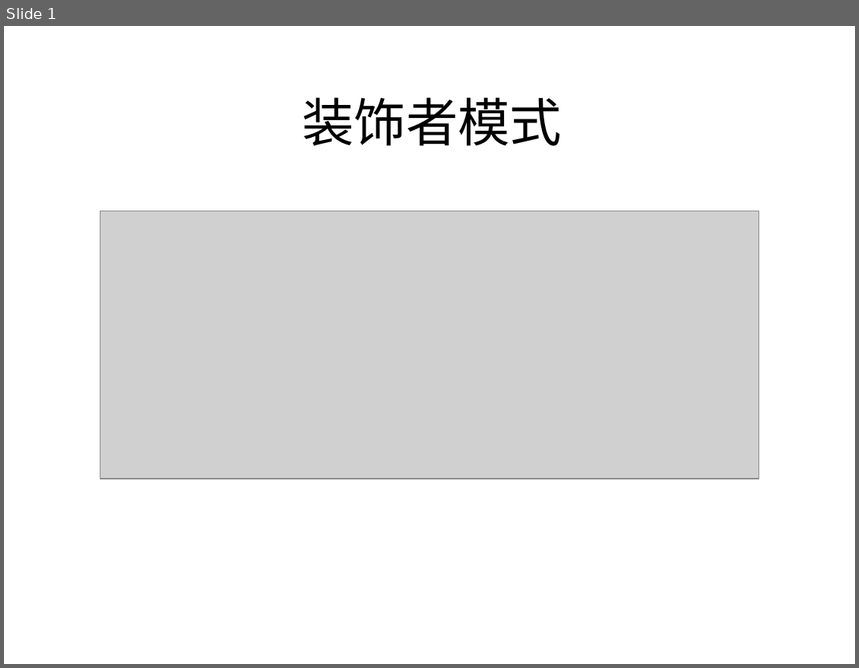
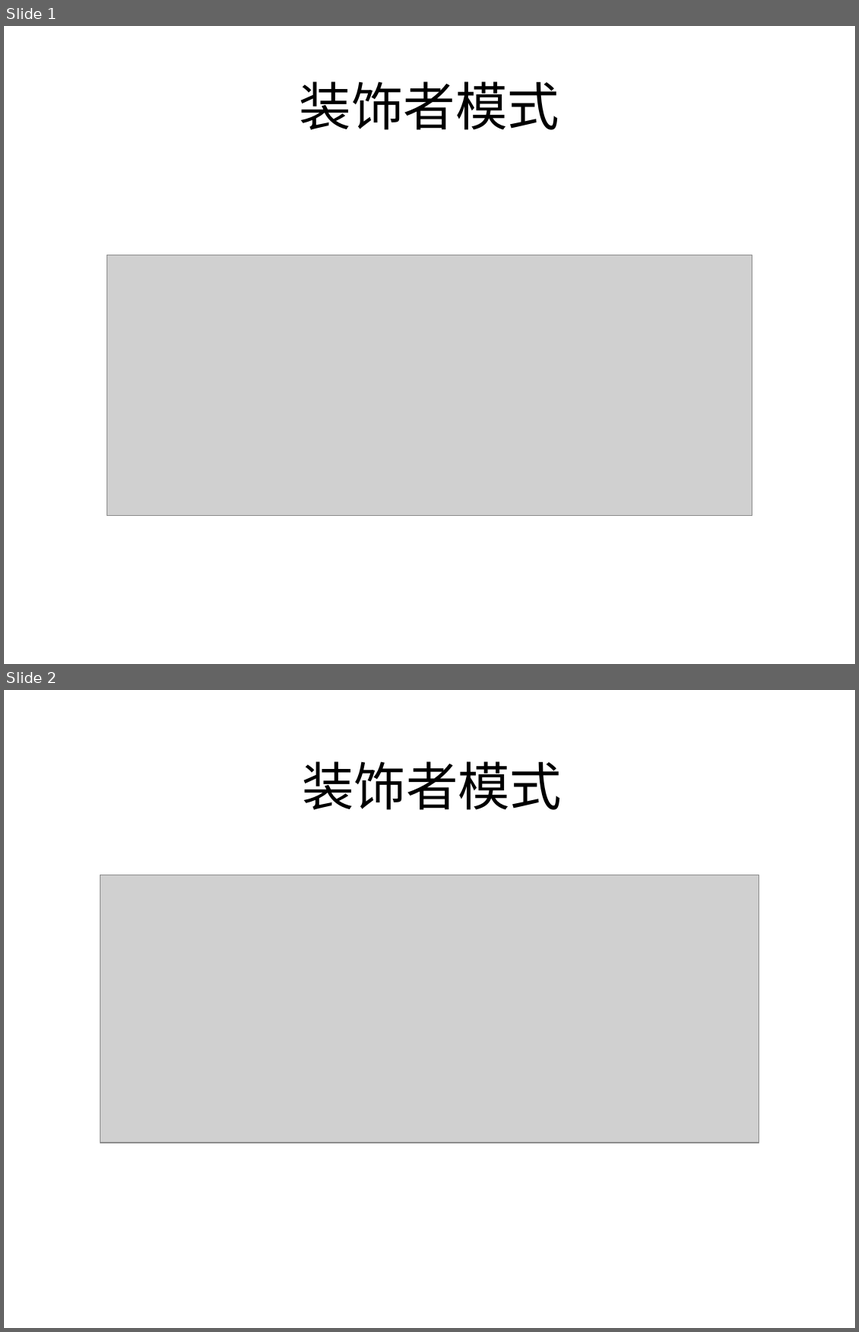
Before and after one commit to baixs2066/design, a slide deck: 设计模式.pptx. Shown one above the other, each under a label of ours: slide 1 before the commit, slides 1 and 2 after it. The pictures are 859x668 and 859x1332 pixels, drawn with LibreOffice and Linux fonts; fonts in the diff are those of the drawing; grey boxes stand for pictures. Boxes give left, top, right and bottom in pixels: in the first picture for what was removed or moved away, otherwise in the second. Text is boxed around its words. In the diff, an @@ line names an element or a change of style, - is before the commit and + after.

```diff
--- a/设计模式.pptx
+++ b/设计模式.pptx
@@ slide 1 added at [4, 26, 855, 664], background #FFFFFF @@
@@ title added at [300, 81, 560, 130], 44 pt, text #000000 @@
+装饰者模式
@@ picture added at [107, 255, 752, 515] @@
@@ what was slide 1 is now slide 2 @@
```
Also in this commit, not shown: 9 other slides added, 8 other files.
